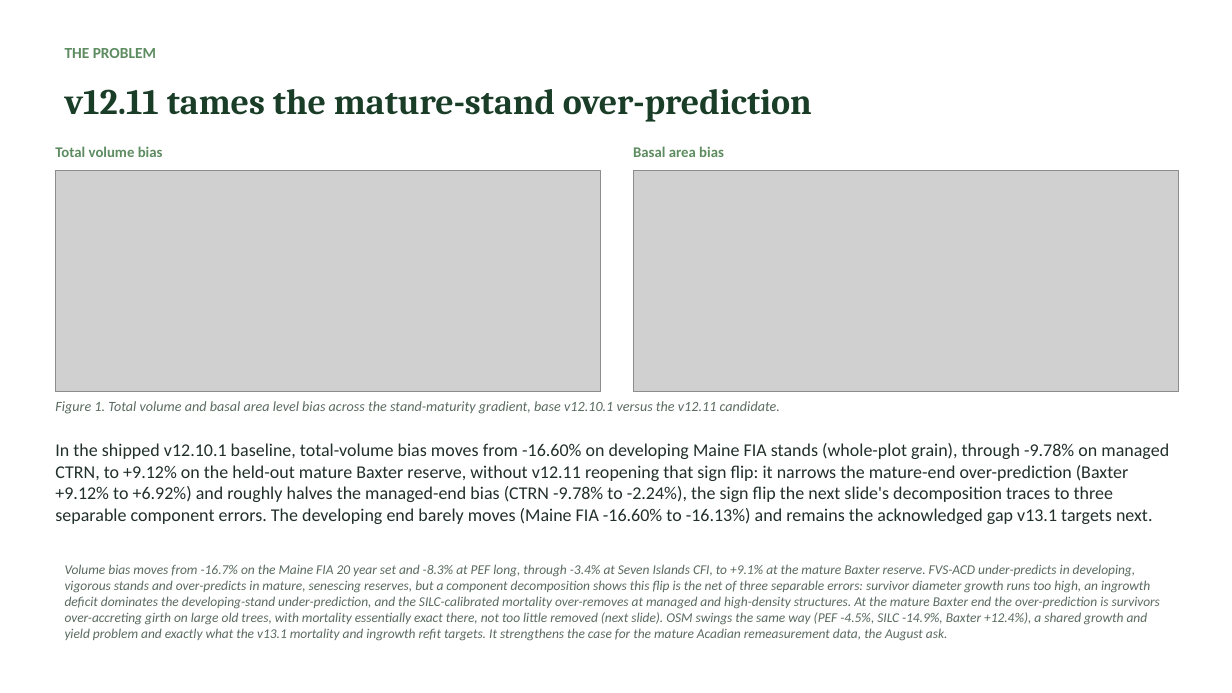
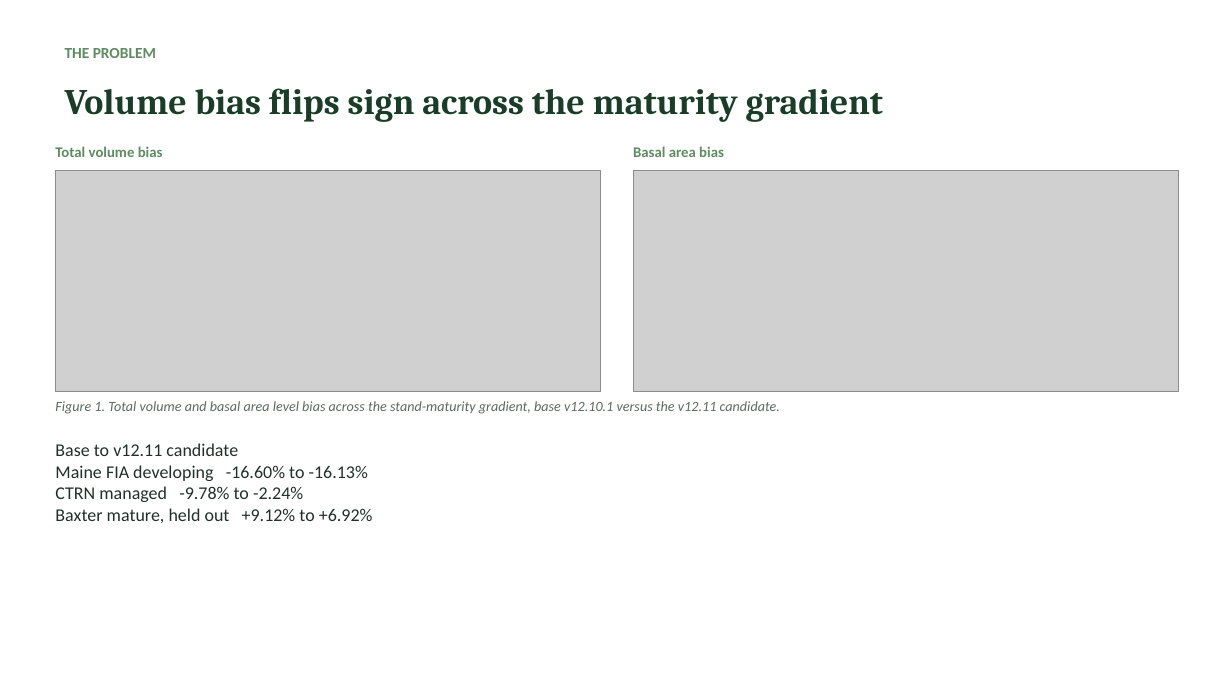
Before and after one commit to holoros/fvs-acd, a slide deck: slide 8 of FVS-ACD_Hennigar_Aug2026.pptx. Drawn at 1232x693 pixels with LibreOffice and Linux fonts; fonts in the diff are those of the drawing; grey boxes stand for pictures. Boxes give left, top, right and bottom in pixels: in the first picture for what was removed or moved away, otherwise in the second. Text is boxed around its words. In the diff, an @@ line names an element or a change of style, - is before the commit and + after.

```diff
--- a/FVS-ACD_Hennigar_Aug2026.pptx
+++ b/FVS-ACD_Hennigar_Aug2026.pptx
@@ text at (x1=65, y1=88, x2=883, y2=122): text changed @@
-v12.11 tames the mature-stand over-prediction
+Volume bias flips sign across the maturity gradient
@@ text at (x1=55, y1=443, x2=373, y2=523): text changed @@
-In the shipped v12.10.1 baseline, total-volume bias moves from -16.60% on developing Maine FIA stands (whole-plot grain), through -9.78% on managed CTRN, to +9.12% on the held-out mature Baxter reserve, without v12.11 reopening that sign flip: it narrows the mature-end over-prediction (Baxter +9.12% to +6.92%) and roughly halves the managed-end bias (CTRN -9.78% to -2.24%), the sign flip the next slide's decomposition traces to three separable component errors. The developing end barely moves (Maine FIA -16.60% to -16.13%) and remains the acknowledged gap v13.1 targets next.
+Base to v12.11 candidate
+Maine FIA developing -16.60% to -16.13%
+CTRN managed -9.78% to -2.24%
+Baxter mature, held out +9.12% to +6.92%
@@ text removed at (x1=65, y1=564, x2=1160, y2=641) @@
-Volume bias moves from -16.7% on the Maine FIA 20 year set and -8.3% at PEF long, through -3.4% at Seven Islands CFI, to +9.1% at the mature Baxter reserve. FVS-ACD under-predicts in developing, vigorous stands and over-predicts in mature, senescing reserves, but a component decomposition shows this flip is the net of three separable errors: survivor diameter growth runs too high, an ingrowth deficit dominates the developing-stand under-prediction, and the SILC-calibrated mortality over-removes at managed and high-density structures. At the mature Baxter end the over-prediction is survivors over-accreting girth on large old trees, with mortality essentially exact there, not too little removed (next slide). OSM swings the same way (PEF -4.5%, SILC -14.9%, Baxter +12.4%), a shared growth and yield problem and exactly what the v13.1 mortality and ingrowth refit targets. It strengthens the case for the mature Acadian remeasurement data, the August ask.
```
Also in this commit, not shown: 39 other slides changed, 1 slide added, 25 other files.
